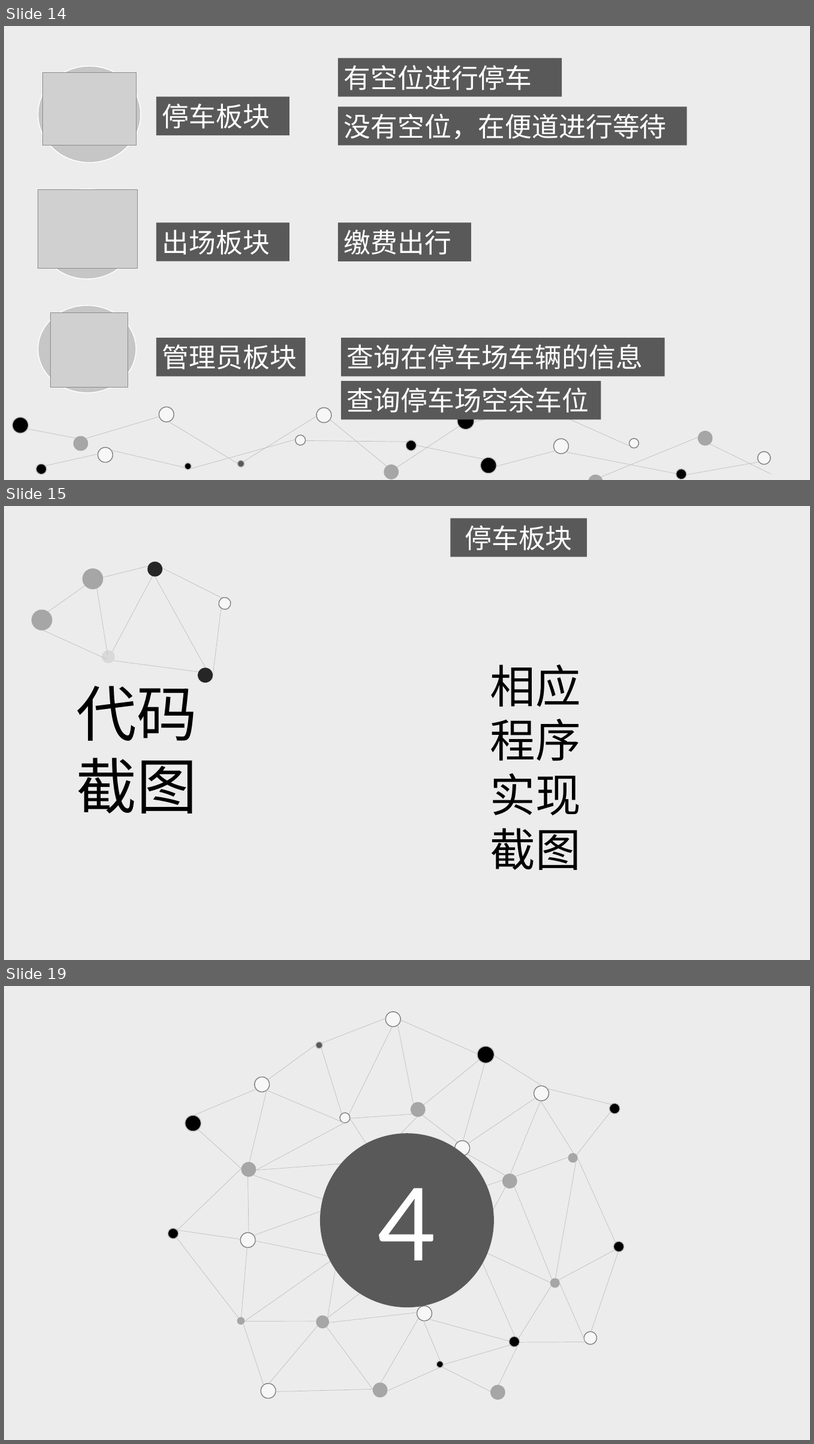
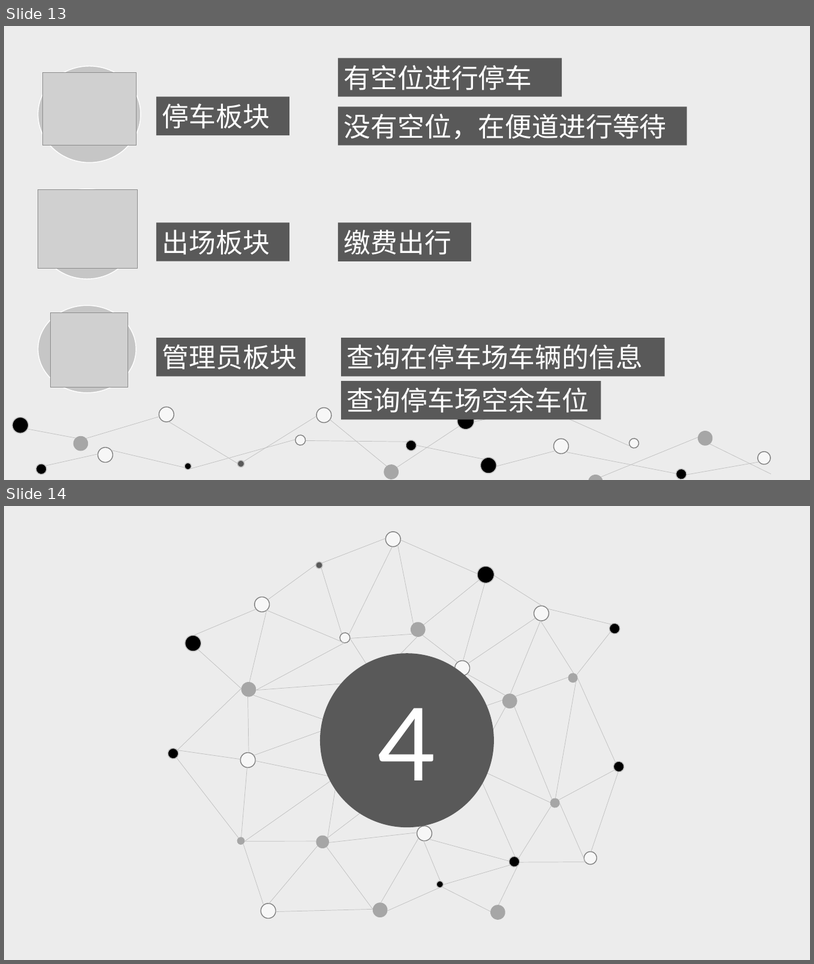
Before and after one commit to ShenQingchuan/Parkinglot-App, a slide deck: Parking Guide.pptx. Shown one above the other, each under a label of ours: slides 14, 15 and 19 before the commit, slides 13 and 14 after it; the slides between them are not shown. The pictures are 814x1444 and 814x964 pixels, drawn with LibreOffice and Linux fonts; fonts in the diff are those of the drawing; grey boxes stand for pictures. Boxes give left, top, right and bottom in pixels: in the first picture for what was removed or moved away, otherwise in the second. Text is boxed around its words. In the diff, an @@ line names an element or a change of style, - is before the commit and + after.

```diff
--- a/Parking Guide.pptx
+++ b/Parking Guide.pptx
@@ slide 15 removed at (4,506,810,960), background #ECECEC @@
@@ rectangle removed at (451,518,588,557) @@
-停车板块
@@ ellipse removed at (81,567,105,590) @@
@@ line removed from (97, 579) to (150, 566) @@
@@ line removed from (155, 571) to (112, 652) @@
@@ ellipse removed at (146,561,164,578) @@
@@ line removed from (210, 676) to (150, 568) @@
@@ line removed from (225, 599) to (162, 568) @@
@@ line removed from (48, 612) to (94, 579) @@
@@ line removed from (107, 654) to (96, 585) @@
@@ ellipse removed at (30,608,53,631) @@
@@ line removed from (221, 608) to (213, 679) @@
@@ ellipse removed at (218,597,231,610) @@
@@ line removed from (44, 630) to (106, 659) @@
@@ ellipse removed at (101,649,116,664) @@
@@ line removed from (206, 673) to (113, 661) @@
@@ ellipse removed at (197,667,214,684) @@
@@ text removed at (491,664,581,870) @@
-相应
-程序
-实现
-截图
@@ text removed at (76,685,197,813) @@
-代码
-截图
@@ what was slide 14 is now slide 13 @@
@@ what was slide 19 is now slide 14 @@
```
Also in this commit, not shown: 1 slide changed, 4 other slides removed, 1 other file.
